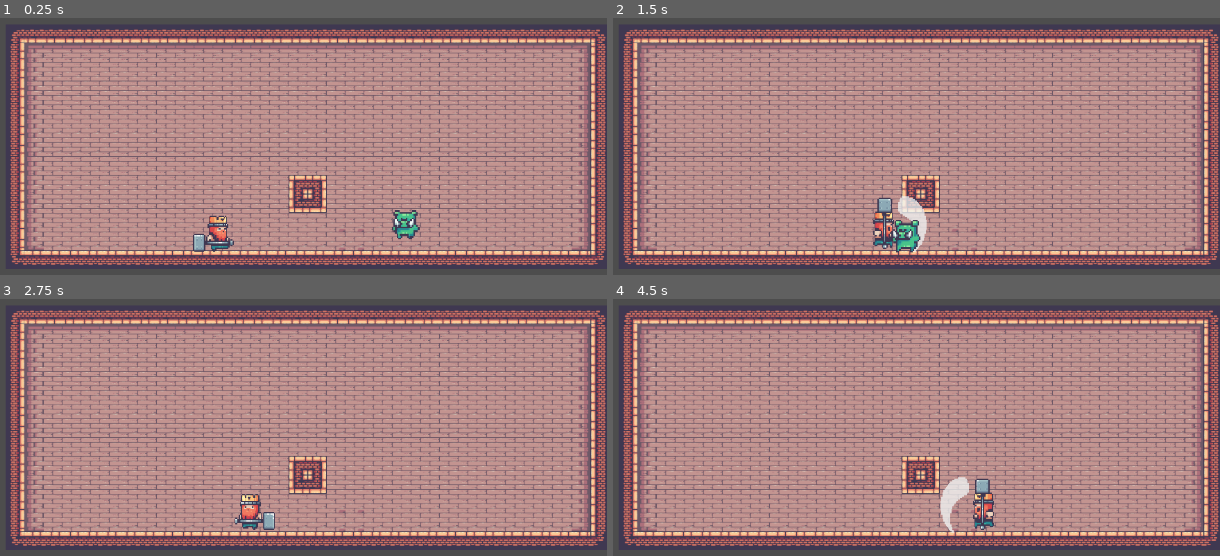
Above: before the commit, frames 1-4 (two rows, left to right).
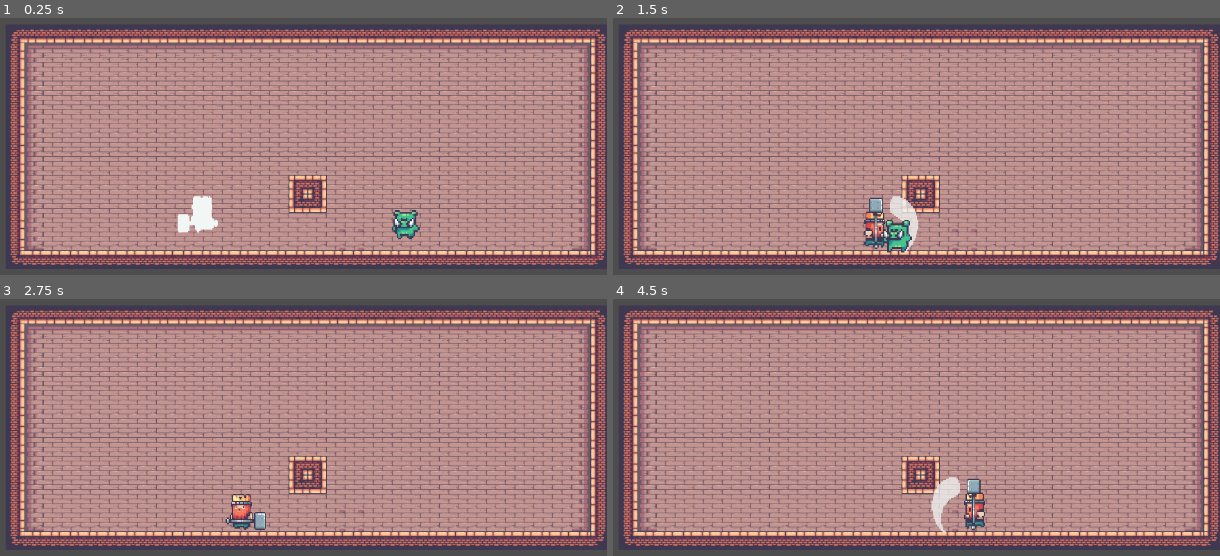
Above: after the commit, the same moments.

Repository: damianwil/Primer_Proyecto
Game: Godot game, scene res://main.tscn
Same seed, same stepped clock (60 frames per second), same inputs: the game is played once before the commit and once after it.
Inputs:
- Up to frame 1 (0.25 s): no input
- Up to frame 2 (1.5 s): hold D (right) from 0.53 s (still down); tap Z (attack) at 0.6, 1.35 s; tap Space (jump) at 0.77 s
- Up to frame 3 (2.75 s): tap Space (jump) at 1.52 s; release D (right) at 2.03 s; hold A (left) from 2.03 s (still down); tap Z (attack) at 2.1 s
- Up to frame 4 (4.5 s): release A (left) at 2.78 s; hold D (right) 2.78-4.28 s; tap Z (attack) at 2.85, 3.6, 4.35 s; tap Space (jump) at 3.02, 3.77 s; hold A (left) from 4.28 s (still down)

The runs differ from the first frame. In frame 1, 1.1% of the frame differs, in the area x 29-39%, y 69-92%; in frame 2, 1.6%, in the area x 41-52%, y 69-92%; in frame 3, 0.7%; in frame 4, 1.3%.

Commit message:
22/11/23

Diff:
--- a/CharacterBody2D.gd
+++ b/CharacterBody2D.gd
@@ -14,8 +14,11 @@
 	hit()
 	$Area2D/CollisionShape2D.disabled = true
 
+
 func _physics_process(delta):
+
 	velocity.y += gravity*delta
+
 	if !hitplayer:
 		if Input.is_action_pressed("right"):
 			$CollisionShape2D.position.x = -40.5
@@ -44,11 +47,9 @@
 			if Input.is_action_just_released("jump"):
 				velocity.y += 1800*delta
 
-		move_and_slide()
-
-
 		animaciones()
 
+	move_and_slide()
 
 func _input(event):
 	if Input.is_action_just_pressed("attack") and !hitplayer:
@@ -76,13 +77,10 @@
 func hit():
 	hitplayer = true
 	velocity = Vector2.ZERO
-
 	if !sprite2d.flip_h:
 		velocity = Vector2(-100,-200)
-
 	else:
 		velocity = Vector2(100,-200)
-
 	sprite2d.play("hit")
 	await sprite2d.animation_finished
 	velocity = Vector2.ZERO
--- a/main.tscn
+++ b/main.tscn
@@ -468,7 +468,7 @@
 }],
 "loop": false,
 "name": &"hit",
-"speed": 5.0
+"speed": 9.0
 }, {
 "frames": [{
 "duration": 1.0,
@@ -740,7 +740,7 @@
 sprite_frames = SubResource("SpriteFrames_4o31k")
 animation = &"hit"
 autoplay = "idle"
-frame = 3
+frame = 1
 frame_progress = 1.0
 metadata/_edit_group_ = true
 
